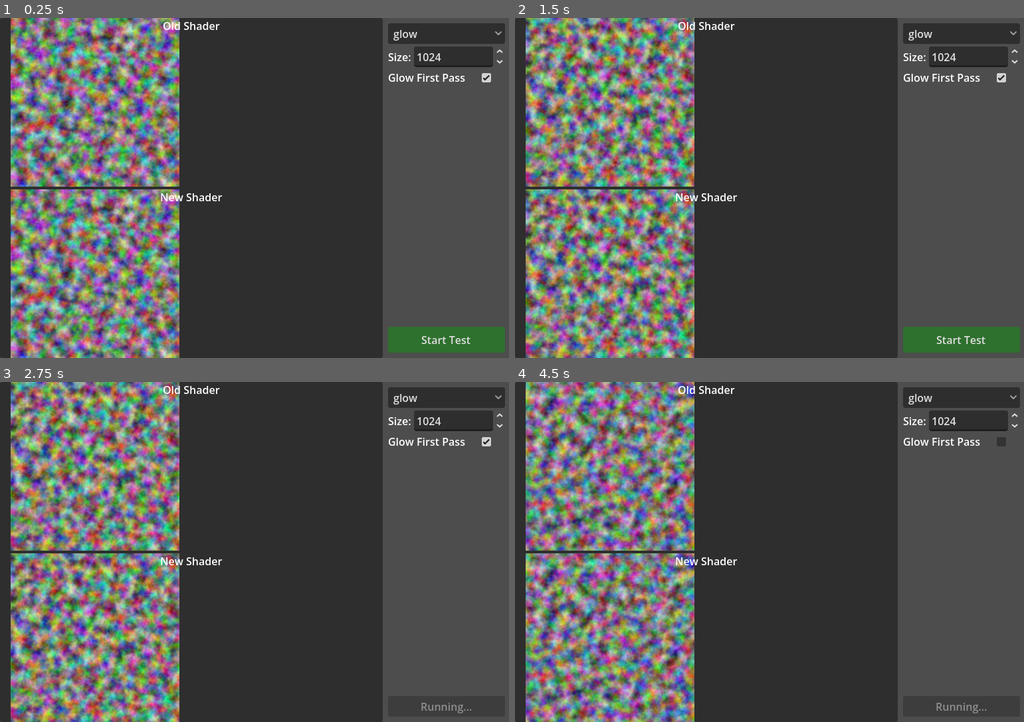
Above: before the commit, frames 1-4 (two rows, left to right).
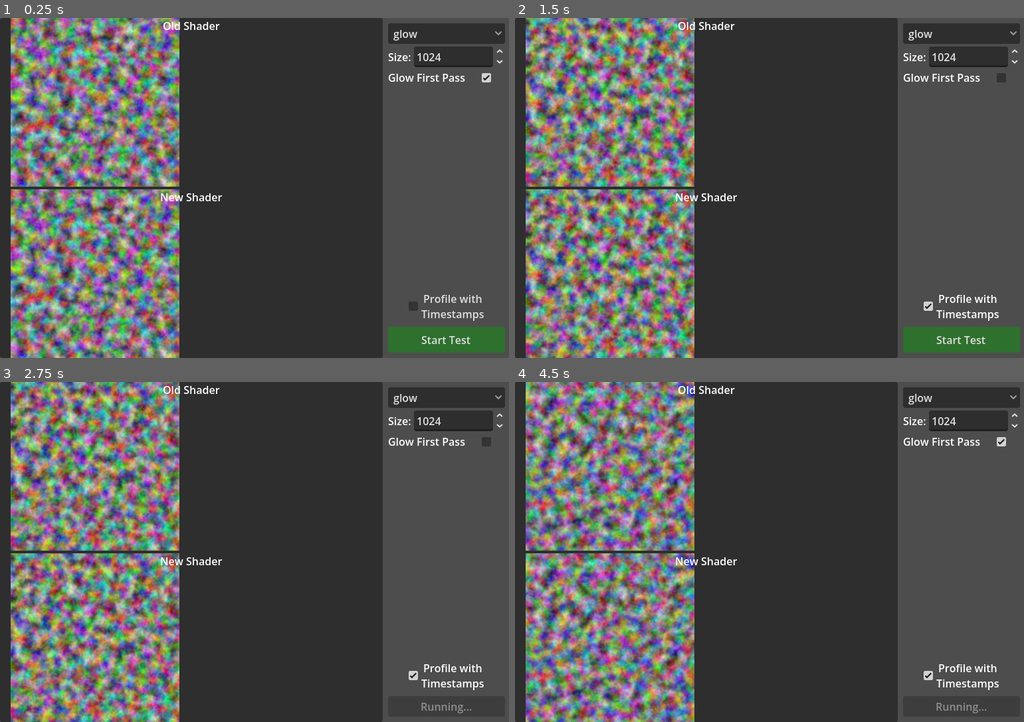
Above: after the commit, the same moments.

Repository: SoftLattice/optimized-copy-shader-benchmark
Game: Godot game, scene res://benchmark/benchmark.tscn
The game is run twice, just before and just after one commit, with the same random seed, the same clock (stepped at 60 frames per second) and the same inputs.
Inputs (mouse positions are in pixels of both pictures, inside the frame that each line leads up to; where the layout moved, square brackets give the same spot in the first picture):
- Up to frame 1 (0.25 s): no input
- Up to frame 2 (1.5 s): click (1003, 79) at 0.5 s; click (962, 307) [1003, 79] at 1.25 s
- Up to frame 3 (2.75 s): click "Start Test" at 2 s
- Up to frame 4 (4.5 s): click "glow" at 2.75 s; click "glow" at 3.5 s; click (1003, 443) at 4.25 s

The runs differ from the first frame. In frame 1, 0.3% of the frame differs, in the area x 80-96%, y 81-90%; in frame 2, 0.4%, in the area x 80-97%, y 16-90%; in frame 3, 0.4%; in frame 4, 0.4%.
Error in both runs: Cannot call method 'shader_create_from_spirv' on a null value. (res://benchmark/benchmark.gd:50)

Commit message:
Adding non-timestamp profiling

Diff:
--- a/benchmark/benchmark.gd
+++ b/benchmark/benchmark.gd
@@ -179,7 +179,7 @@
 
 func execute_benchmark(display_image: bool = false) -> void:
     rd.submit()
-    rd.sync ()
+    rd.sync()
 
     var compute_list: int = rd.compute_list_begin()
     rd.capture_timestamp("start_calc")
@@ -191,12 +191,18 @@
         rd.compute_list_dispatch(compute_list, workgroups_x, workgroups_y, 1)
     rd.compute_list_end()
     rd.capture_timestamp("stop_calc")
-
+    var start_time: int = Time.get_ticks_usec()
     rd.submit()
-    rd.sync ()
-
-    var delta: int = rd.get_captured_timestamp_gpu_time(1) - rd.get_captured_timestamp_gpu_time(0)
-    var average_execution_time: float = delta / (SAMPLE_ITERATIONS * 1000.0)
+    rd.sync()
+    var stop_time: int = Time.get_ticks_usec()
+
+    var delta: float = 0.
+    if CommonValues.PROFILE_TIMESTAMPS:
+        delta = (rd.get_captured_timestamp_gpu_time(1) - rd.get_captured_timestamp_gpu_time(0)) / 1000.0
+    else:
+        delta = stop_time - start_time
+
+    var average_execution_time: float = delta / SAMPLE_ITERATIONS
 
     var output_bytes: PackedByteArray = rd.texture_get_data(output_rid, 0).duplicate()
 
--- a/benchmark/benchmark.tscn
+++ b/benchmark/benchmark.tscn
@@ -23,7 +23,7 @@
 corner_radius_bottom_left = 3
 corner_detail = 5
 
-[node name="Control" type="Control" unique_id=1203827089 node_paths=PackedStringArray("results_label", "original_copy", "new_copy", "shader_dropdown", "image_size", "first_glow_pass")]
+[node name="Control" type="Control" unique_id=1203827089 node_paths=PackedStringArray("results_label", "original_copy", "new_copy", "shader_dropdown", "image_size", "first_glow_pass", "timestamp_profile")]
 layout_mode = 3
 anchors_preset = 15
 anchor_right = 1.0
@@ -37,6 +37,7 @@
 shader_dropdown = NodePath("HBoxContainer/MarginContainer/VBoxContainer2/ShaderVariant")
 image_size = NodePath("HBoxContainer/MarginContainer/VBoxContainer2/HBoxContainer/ImageSize")
 first_glow_pass = NodePath("HBoxContainer/MarginContainer/VBoxContainer2/HBoxContainer2/FirstGlowPass")
+timestamp_profile = NodePath("HBoxContainer/MarginContainer/VBoxContainer2/VBoxContainer/HBoxContainer/TimeStamps")
 
 [node name="HBoxContainer" type="HBoxContainer" parent="." unique_id=428877267]
 layout_mode = 1
@@ -190,17 +191,31 @@
 layout_mode = 2
 size_flags_vertical = 6
 
-[node name="Execute" type="Button" parent="HBoxContainer/MarginContainer/VBoxContainer2" unique_id=1342439485]
+[node name="VBoxContainer" type="VBoxContainer" parent="HBoxContainer/MarginContainer/VBoxContainer2" unique_id=1275284009]
+layout_mode = 2
+
+[node name="HBoxContainer" type="HBoxContainer" parent="HBoxContainer/MarginContainer/VBoxContainer2/VBoxContainer" unique_id=2000659956]
+layout_mode = 2
+
+[node name="TimeStamps" type="CheckBox" parent="HBoxContainer/MarginContainer/VBoxContainer2/VBoxContainer/HBoxContainer" unique_id=2092220077]
+layout_mode = 2
+size_flags_horizontal = 6
+text = "Profile with
+Timestamps"
+alignment = 1
+
+[node name="Execute" type="Button" parent="HBoxContainer/MarginContainer/VBoxContainer2/VBoxContainer" unique_id=1342439485]
 layout_mode = 2
 size_flags_vertical = 8
 theme_override_styles/normal = SubResource("StyleBoxFlat_1qedq")
 text = "Start Test"
 
-[connection signal="test_completed" from="." to="HBoxContainer/MarginContainer/VBoxContainer2/Execute" method="set_disabled" binds= [false]]
-[connection signal="test_completed" from="." to="HBoxContainer/MarginContainer/VBoxContainer2/Execute" method="set_text" binds= ["Start Test"]]
+[connection signal="test_completed" from="." to="HBoxContainer/MarginContainer/VBoxContainer2/VBoxContainer/Execute" method="set_disabled" binds= [false]]
+[connection signal="test_completed" from="." to="HBoxContainer/MarginContainer/VBoxContainer2/VBoxContainer/Execute" method="set_text" binds= ["Start Test"]]
 [connection signal="item_selected" from="HBoxContainer/MarginContainer/VBoxContainer2/ShaderVariant" to="." method="initialize_data" unbinds=1]
 [connection signal="value_changed" from="HBoxContainer/MarginContainer/VBoxContainer2/HBoxContainer/ImageSize" to="." method="initialize_data" unbinds=1]
 [connection signal="toggled" from="HBoxContainer/MarginContainer/VBoxContainer2/HBoxContainer2/FirstGlowPass" to="." method="initialize_data" unbinds=1]
-[connection signal="pressed" from="HBoxContainer/MarginContainer/VBoxContainer2/Execute" to="." method="_on_execute_benchmark" flags=3]
-[connection signal="pressed" from="HBoxContainer/MarginContainer/VBoxContainer2/Execute" to="HBoxContainer/MarginContainer/VBoxContainer2/Execute" method="set_disabled" binds= [true]]
-[connection signal="pressed" from="HBoxContainer/MarginContainer/VBoxContainer2/Execute" to="HBoxContainer/MarginContainer/VBoxContainer2/Execute" method="set_text" binds= ["Running..."]]
+[connection signal="toggled" from="HBoxContainer/MarginContainer/VBoxContainer2/VBoxContainer/HBoxContainer/TimeStamps" to="." method="initialize_data" unbinds=1]
+[connection signal="pressed" from="HBoxContainer/MarginContainer/VBoxContainer2/VBoxContainer/Execute" to="." method="_on_execute_benchmark" flags=3]
+[connection signal="pressed" from="HBoxContainer/MarginContainer/VBoxContainer2/VBoxContainer/Execute" to="HBoxContainer/MarginContainer/VBoxContainer2/VBoxContainer/Execute" method="set_disabled" binds= [true]]
+[connection signal="pressed" from="HBoxContainer/MarginContainer/VBoxContainer2/VBoxContainer/Execute" to="HBoxContainer/MarginContainer/VBoxContainer2/VBoxContainer/Execute" method="set_text" binds= ["Running..."]]
--- a/benchmark/common_values.gd
+++ b/benchmark/common_values.gd
@@ -10,10 +10,12 @@
 @export var shader_dropdown: OptionButton
 @export var image_size: SpinBox
 @export var first_glow_pass: CheckBox
+@export var timestamp_profile: CheckBox
 
 static var singleton: CommonValues
 static var IMAGE_SIZE: int = 1024
-static var FIRST_GLOW_PASS: bool
+static var FIRST_GLOW_PASS: bool = true
+static var PROFILE_TIMESTAMPS: bool = false
 
 const TEST_COUNT: int = 6
 const TEST_DELAY: float = 0.1;
@@ -37,6 +39,7 @@
 func initialize_data() -> void:
     IMAGE_SIZE = roundi(image_size.value)
     FIRST_GLOW_PASS = first_glow_pass.button_pressed
+    PROFILE_TIMESTAMPS = timestamp_profile.button_pressed
     prepare_image()
     var index: int = shader_dropdown.get_selected_id()
     original_copy._initialize_pipeline(image, shader_dropdown.get_item_text(index))
@@ -136,8 +139,8 @@
     var max_abs_error: float = final_errors["max"]
     var avg_abs_error: float = final_errors["mean"]
 
-    results_label.text = "Old: %f ms" % [old_timing]
-    results_label.text += "\nNew: %f ms\n" % [new_timing]
+    results_label.text = "Old: %f us" % [old_timing]
+    results_label.text += "\nNew: %f us\n" % [new_timing]
     results_label.text += "\nAvg. Speedup: %4.2f" % [average_speedup]
     results_label.text += "\nMax. Error: %5.2f %%" % [max_abs_error * 100.0]
     results_label.text += "\nAvg. Error: %5.2f %%" % [avg_abs_error * 100.0]
Not shown, changed: copy.glsl
